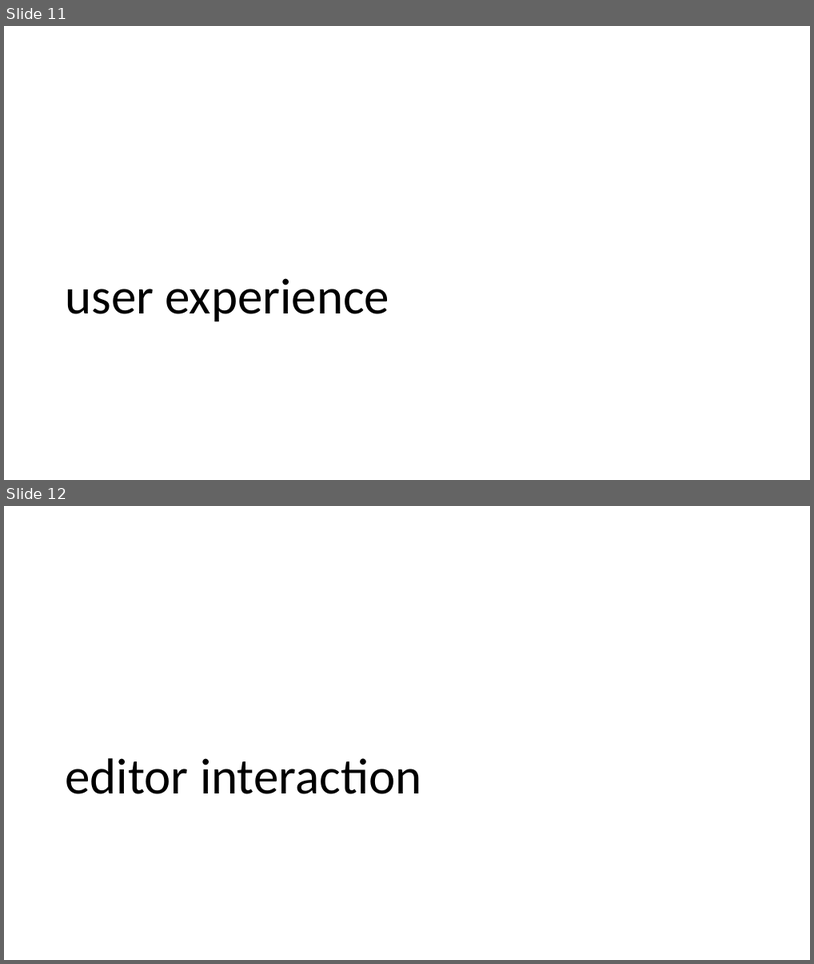
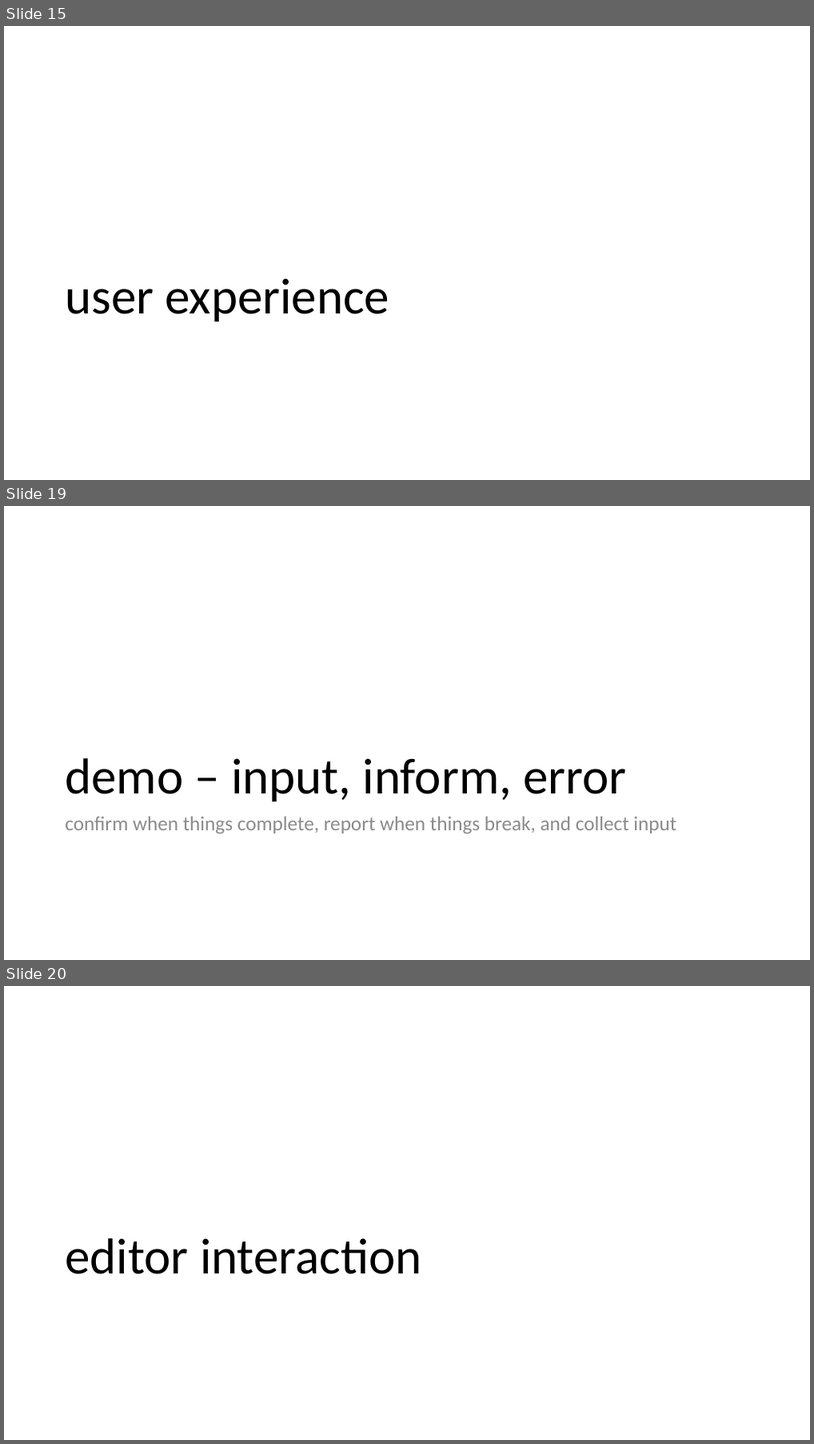
Before and after one commit to bradygaster-zz/extending-vscode-talk, a slide deck: extending-vs-code.pptx. Shown one above the other, each under a label of ours: slides 11 and 12 before the commit, slides 15, 19 and 20 after it; the slides between them are not shown. The pictures are 814x964 and 814x1444 pixels, drawn with LibreOffice and Linux fonts; fonts in the diff are those of the drawing. Boxes give left, top, right and bottom in pixels: in the first picture for what was removed or moved away, otherwise in the second. Text is boxed around its words. In the diff, an @@ line names an element or a change of style, - is before the commit and + after.

```diff
--- a/extending-vs-code.pptx
+++ b/extending-vs-code.pptx
@@ slide 19 added at (4,506,810,960), background #FFFFFF @@
@@ title added at (65,758,626,801), 60 pt, text #000000 @@
+demo – input, inform, error
@@ text added at (65,816,677,833), 24 pt, text #8C8C8C @@
+confirm when things complete, report when things break, and collect input
@@ what was slide 11 is now slide 15 @@
@@ what was slide 12 is now slide 20 @@
```
Also in this commit, not shown: 1 slide changed, 11 other slides added, 2 slides removed, 31 other files.
